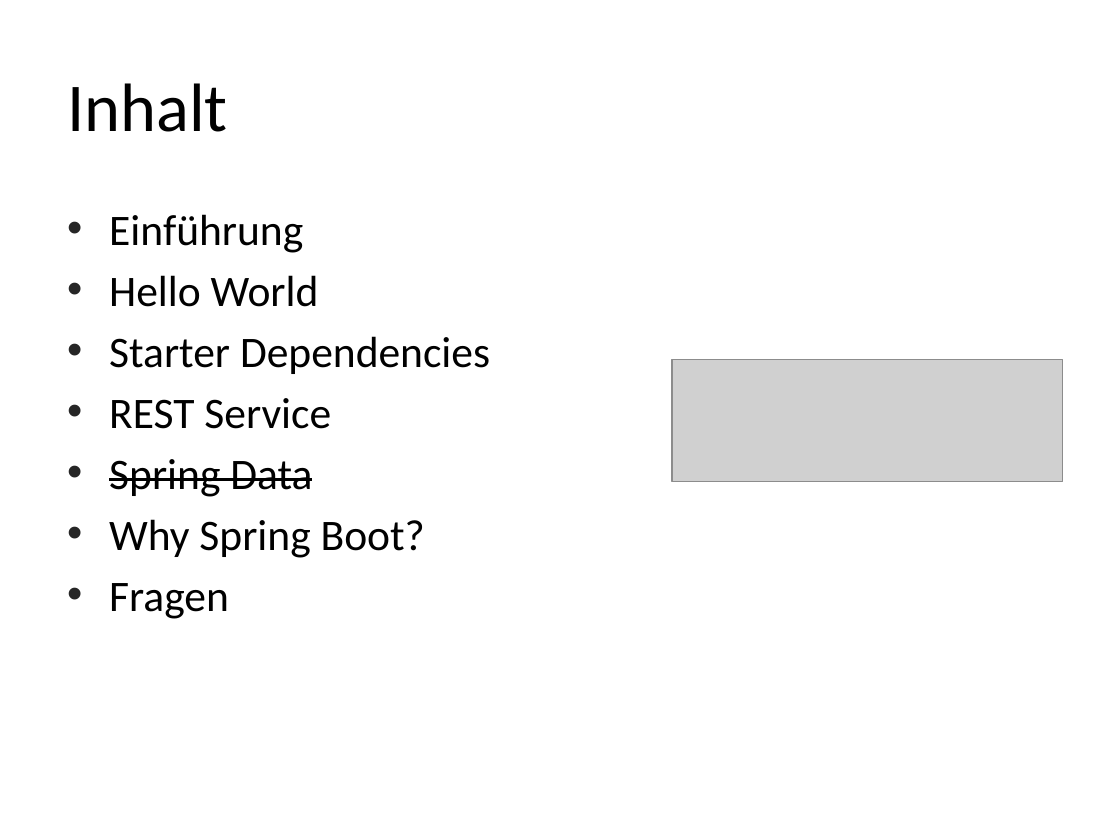
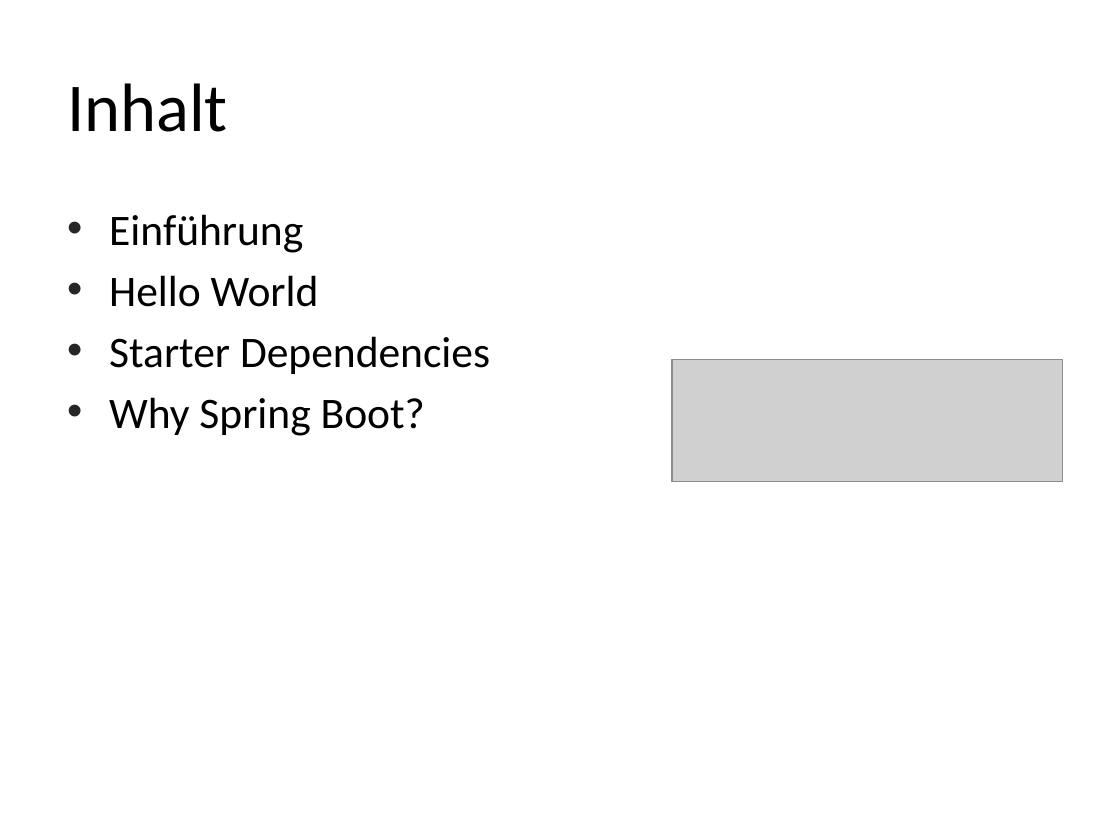
Before and after one commit to mat1/building-microservices, a slide deck: slide 7 of slides/Spring Boot.pptx. Drawn at 1120x840 pixels with LibreOffice and Linux fonts; fonts in the diff are those of the drawing; grey boxes stand for pictures; background and template pictures are left out. Boxes give left, top, right and bottom in pixels: in the first picture for what was removed or moved away, otherwise in the second. Text is boxed around its words. In the diff, an @@ line names an element or a change of style, - is before the commit and + after.

Commit message:
Update slides

```diff
--- a/slides/Spring Boot.pptx
+++ b/slides/Spring Boot.pptx
@@ text at (x1=109, y1=398, x2=331, y2=497): paragraphs removed @@
-• REST Service
-• Spring Data
@@ text at (x1=109, y1=583, x2=229, y2=619): paragraph removed @@
-• Fragen
```
Also in this commit, not shown: 2 other slides changed, 5 other files.
